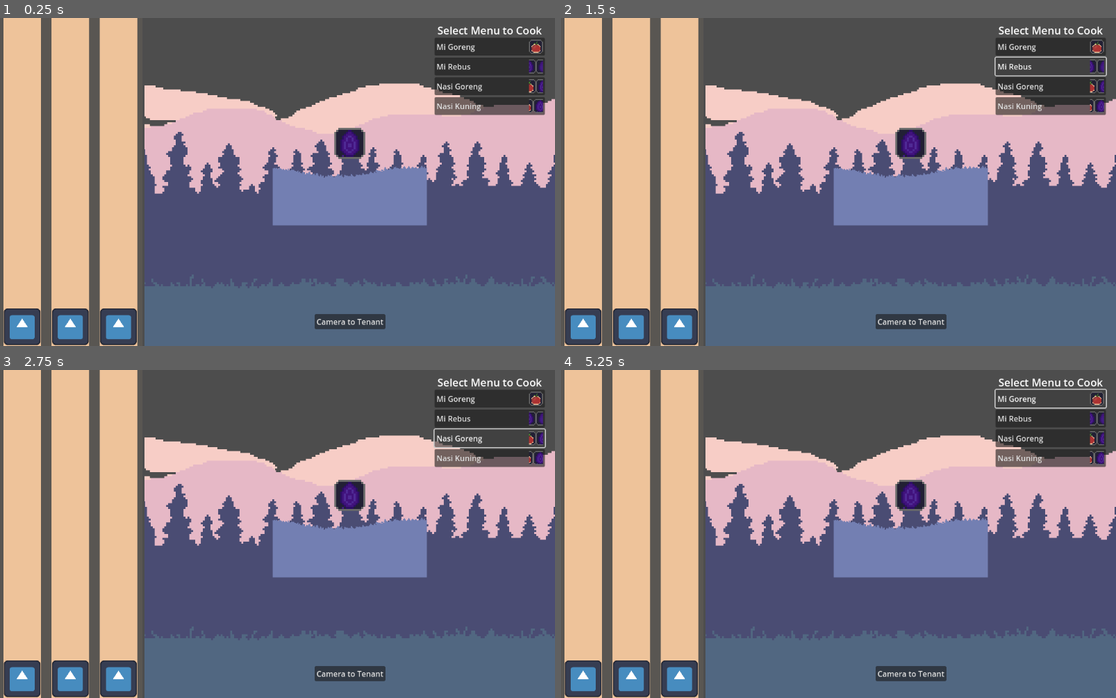
Above: before the commit, frames 1-4 (two rows, left to right).
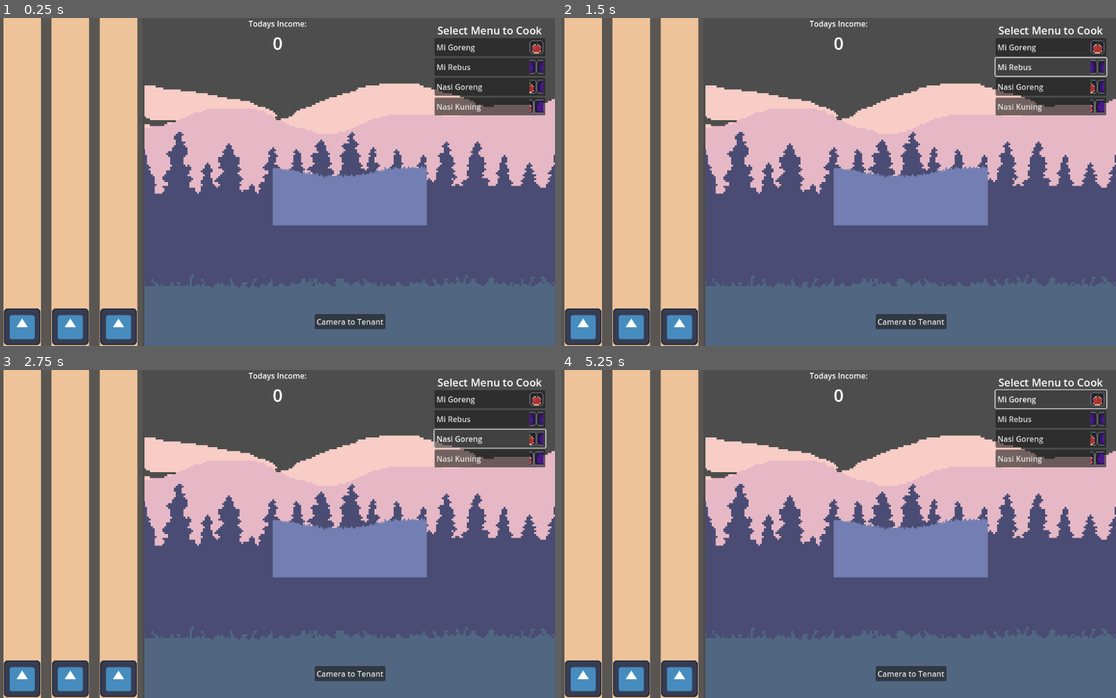
Above: after the commit, the same moments.

Repository: RafliNST/rush-cooker
Game: Godot game, scene res://scenes/main_scene.tscn
The game is run twice, just before and just after one commit, with the same random seed, the same clock (stepped at 60 frames per second) and the same inputs. The engine's default icon, where the game draws it, is replaced by a stand-in: a white triangle on a blue panel in a dark square. Sound files missing from this copy of the repository are replaced by a short silence.
Inputs:
- Up to frame 1 (0.25 s): no input
- Up to frame 2 (1.5 s): click "Mi Goreng" at 0.5 s; click "Mi Rebus" at 1.25 s
- Up to frame 3 (2.75 s): click "Nasi Goreng" at 2 s
- Up to frame 4 (5.25 s): click "Nasi Kuning" at 2.75 s; click "Camera to Tenant" at 3.5 s; click "Camera to Tenant" at 4.25 s; click "Mi Goreng" at 5 s

The runs differ from the first frame. In frame 1, 1.1% of the frame differs, in the area x 44-99%, y 0-44%; in frame 2, 1.4%; in frame 3, 1.3%; in frame 4, 1.3%.

Commit message:
implement Score UI

Diff:
--- a/scenes/Customer/customer.tscn
+++ b/scenes/Customer/customer.tscn
@@ -8,6 +8,8 @@
 atlas = ExtResource("2_rmw0d")
 region = Rect2(0, 0, 16, 16)
 
+[sub_resource type="RectangleShape2D" id="RectangleShape2D_kp2oo"]
+
 [node name="Customer" type="Node2D"]
 script = ExtResource("1_impmu")
 
@@ -15,10 +17,19 @@
 texture = ExtResource("1_p0q3p")
 
 [node name="OrderNotifier" type="VisibleOnScreenNotifier2D" parent="."]
-position = Vector2(0, -150)
+position = Vector2(0, -130)
 
 [node name="OrderIcon" type="Sprite2D" parent="OrderNotifier"]
-scale = Vector2(0.4, 0.4)
+scale = Vector2(4, 4)
 texture = SubResource("AtlasTexture_b3bsr")
 
 [node name="PatientTimer" type="Timer" parent="."]
+one_shot = true
+
+[node name="Area2D" type="Area2D" parent="."]
+
+[node name="CollisionShape2D" type="CollisionShape2D" parent="Area2D"]
+scale = Vector2(6, 6)
+shape = SubResource("RectangleShape2D_kp2oo")
+
+[connection signal="input_event" from="Area2D" to="." method="_on_area_2d_input_event"]
--- a/scenes/UIs/rhythm_control.tscn
+++ b/scenes/UIs/rhythm_control.tscn
@@ -13,7 +13,7 @@
 menu_selector = ExtResource("1_wev1h")
 menus = Array[ExtResource("3_7fqbc")]([ExtResource("2_ijsoh"), ExtResource("3_gsmhx"), ExtResource("4_6j0es"), ExtResource("5_jufx0")])
 
-[node name="Control" type="Control" parent="."]
+[node name="MenuControl" type="Control" parent="."]
 layout_mode = 3
 anchor_left = 0.8
 anchor_right = 1.0
@@ -21,10 +21,11 @@
 offset_left = -19.6
 offset_top = 10.0
 offset_right = -20.0
+offset_bottom = -670.0
 grow_horizontal = 0
 grow_vertical = 2
 
-[node name="Label" type="Label" parent="Control"]
+[node name="Label" type="Label" parent="MenuControl"]
 layout_mode = 1
 anchors_preset = 10
 anchor_right = 1.0
@@ -35,13 +36,13 @@
 horizontal_alignment = 1
 vertical_alignment = 1
 
-[node name="VBoxContainer" type="VBoxContainer" parent="Control"]
+[node name="VBoxContainer" type="VBoxContainer" parent="MenuControl"]
 layout_mode = 1
-anchors_preset = -1
-anchor_top = 0.046
+anchors_preset = 1
+anchor_left = 1.0
 anchor_right = 1.0
-anchor_bottom = 1.0
-offset_top = -0.280003
+offset_left = -230.0
+offset_top = 32.0
+offset_right = 6.10352e-05
+offset_bottom = 32.0
 grow_horizontal = 0
-grow_vertical = 2
-metadata/_edit_use_anchors_ = true
--- a/scenes/main_scene.tscn
+++ b/scenes/main_scene.tscn
@@ -1,9 +1,10 @@
-[gd_scene load_steps=5 format=3 uid="uid://ccjqxopub3fl"]
+[gd_scene load_steps=6 format=3 uid="uid://ccjqxopub3fl"]
 
 [ext_resource type="PackedScene" uid="uid://bntavy6d62b4f" path="res://scenes/conductor.tscn" id="1_pbw8e"]
 [ext_resource type="Script" path="res://scripts/game_viewport.gd" id="2_hr31o"]
 [ext_resource type="PackedScene" uid="uid://wmb7rrotmfad" path="res://scenes/game.tscn" id="3_dm5ba"]
 [ext_resource type="PackedScene" uid="uid://pddvifau75jp" path="res://scenes/UIs/rhythm_control.tscn" id="5_7sssm"]
+[ext_resource type="Script" path="res://scripts/score_control.gd" id="5_k7db3"]
 
 [node name="MainScene" type="Node2D"]
 
@@ -37,11 +38,14 @@
 texture_filter = 1
 layout_mode = 2
 size_flags_horizontal = 8
+mouse_force_pass_scroll_events = false
 
 [node name="SubViewport" type="SubViewport" parent="GameContainer/HBoxContainer/TenantScene"]
 handle_input_locally = false
 canvas_item_default_texture_filter = 0
+physics_object_picking = true
 size = Vector2i(852, 680)
+size_2d_override_stretch = true
 render_target_update_mode = 4
 script = ExtResource("2_hr31o")
 grow_speed = 500
@@ -51,3 +55,40 @@
 [node name="RhythmControl" parent="." instance=ExtResource("5_7sssm")]
 x_offset = 350
 speed = 500.0
+
+[node name="ScoreLayer" type="CanvasLayer" parent="."]
+
+[node name="ScoreControl" type="Control" parent="ScoreLayer"]
+layout_mode = 3
+anchors_preset = 5
+anchor_left = 0.5
+anchor_right = 0.5
+offset_left = -20.0
+offset_right = 20.0
+offset_bottom = 40.0
+grow_horizontal = 2
+size_flags_horizontal = 4
+size_flags_vertical = 4
+script = ExtResource("5_k7db3")
+
+[node name="IncomeBox" type="VBoxContainer" parent="ScoreLayer/ScoreControl"]
+layout_mode = 1
+anchors_preset = 5
+anchor_left = 0.5
+anchor_right = 0.5
+offset_left = -20.0
+offset_right = 20.0
+offset_bottom = 40.0
+grow_horizontal = 2
+
+[node name="IncomeLabel" type="Label" parent="ScoreLayer/ScoreControl/IncomeBox"]
+layout_mode = 2
+theme_override_font_sizes/font_size = 16
+text = "Todays Income:"
+horizontal_alignment = 1
+
+[node name="ScoreLabel" type="Label" parent="ScoreLayer/ScoreControl/IncomeBox"]
+layout_mode = 2
+theme_override_font_sizes/font_size = 36
+text = "0"
+horizontal_alignment = 1
--- a/scripts/Customer/CustomerManager.gd
+++ b/scripts/Customer/CustomerManager.gd
@@ -1,5 +1,9 @@
 extends Node
 class_name CustomerManager
+
+static var Instance: CustomerManager
+
+signal order_complete(customer: Customer)
 
 @export var elapse_time: float
 
@@ -13,6 +17,12 @@
 var tables_dict := { }
 
 @onready var new_customer_timer := $SpawnNewCustomer
+
+func _enter_tree() -> void:
+	Instance = self
+
+func _exit_tree() -> void:
+	Instance = null
 
 func _ready() -> void:
 	for table in table_points:
--- a/scripts/Customer/customer.gd
+++ b/scripts/Customer/customer.gd
@@ -1,35 +1,55 @@
 extends Node2D
 class_name Customer
 
+signal clicked(customer: Customer)
+
 @export var mov_speed := 300.0
+@export var waiting_time := 30.0
 
 @onready var order_icon := $OrderNotifier/OrderIcon
-
-var is_reach := false
+@onready var waiting_timer := $PatientTimer
 
 var origin_pos := Vector2.ZERO
 var seat_pos: Node2D
 var menu: Menu
-var is_reached_seat := false
 
-var is_delivered := false
+enum ORDER_STATE { WALKING, WAITING, SERVED, RETURN }
+var order_state := ORDER_STATE.WALKING
 
 func _process(delta: float) -> void:
-	move_to_(seat_pos.global_position, delta)
+	if order_state == ORDER_STATE.WALKING:
+		move_to_(seat_pos.global_position, delta)
+	elif order_state == ORDER_STATE.RETURN:
+		move_to_(origin_pos, delta)
 
-func initialize(seat: Node2D, menu: Menu) -> void:
+
+func initialize(seat: Node2D, func_menu: Menu) -> void:
 	seat_pos = seat
+	menu = func_menu
 	order_icon.texture = menu.icon
+	origin_pos = global_position
 
+	waiting_timer.wait_time = waiting_time
 	order_icon.hide()
 
 func move_to_(target: Vector2, delta: float) -> void:
-	if is_reach:
-		return
-
-	global_position = global_position.move_toward(seat_pos.global_position,
+	global_position = global_position.move_toward(target,
 		mov_speed * delta)
 
 	if global_position.distance_to(target) < .1:
-		is_reach = true
+		order_state = ORDER_STATE.WAITING
 		order_icon.show()
+		waiting_timer.start()
+
+func _on_area_2d_input_event(viewport: Node, event: InputEvent, shape_idx: int) -> void:
+	if event is InputEventMouseButton and event.is_pressed():
+		print("Halo~")
+		receive_order()
+
+func receive_order() -> void:
+	if not PlayerTenant.Instance.is_menu_ready:
+		return
+
+	if Conductor.Instance.current_menu == menu:
+		order_state = ORDER_STATE.RETURN
+		CustomerManager.Instance.order_complete.emit(self)
--- a/scripts/conductor.gd
+++ b/scripts/conductor.gd
@@ -4,6 +4,7 @@
 
 signal track_changed(menu: Menu)
 signal music_beat(beat_number: int)
+
 signal menu_complete(menu: ReadyMenu)
 var is_completed := false
 
--- a/scripts/ingridient.gd
+++ b/scripts/ingridient.gd
@@ -48,7 +48,6 @@
 	audio_output = audio_stream
 
 	sprite_renderer.texture = item.sprite
-	#audio_output.stream = item.SFX
 
 	spawn_pos = position
 	target_pos = targetF
--- a/scripts/paralax/paralax.gd
+++ b/scripts/paralax/paralax.gd
@@ -24,10 +24,6 @@
 	Instance = null
 
 func _input(event: InputEvent) -> void:
-	if Conductor.Instance != null:
-		if Conductor.Instance.current_menu != null:
-			return
-
 	if event is InputEventMouseButton:
 		is_dragging = event.pressed
 		is_back_to_target = false
--- a/scripts/player_tenant.gd
+++ b/scripts/player_tenant.gd
@@ -1,16 +1,32 @@
 extends Node2D
 class_name PlayerTenant
+
+static var Instance: PlayerTenant
 
 @onready var ready_menu_icon := $ReadyMenu/MenuIcon
 
 var is_menu_ready := false
 
+func _enter_tree() -> void:
+	Instance = self
+
+func _exit_tree() -> void:
+	Instance = null
+
 func _ready() -> void:
 	if Conductor.Instance != null:
 		Conductor.Instance.menu_complete.connect(dish_ready)
+		Conductor.Instance.track_changed.connect(track_changed)
+
+	ready_menu_icon.hide()
 
 func dish_ready(ready_menu: ReadyMenu):
 	is_menu_ready = true
+	ready_menu_icon.show()
 
-	# icon is already change before the last note arrive
 	ready_menu_icon.texture = ready_menu.menu.icon
+
+func track_changed(menu: Menu):
+	is_menu_ready = false
+
+	ready_menu_icon.hide()
--- a/scripts/resource/menu/MiGoreng.tres
+++ b/scripts/resource/menu/MiGoreng.tres
@@ -113,4 +113,5 @@
 icon = SubResource("AtlasTexture_t74ea")
 BGM = ExtResource("1_6stq1")
 BPM = 130
+price = 130
 ingredients = Array[ExtResource("1_3t8to")]([SubResource("Resource_xqara"), SubResource("Resource_efvxc"), SubResource( …(422 unchanged characters)…
--- a/scripts/resource/menu/MiRebus.tres
+++ b/scripts/resource/menu/MiRebus.tres
@@ -113,4 +113,5 @@
 icon = SubResource("AtlasTexture_lv8u4")
 BGM = ExtResource("1_bjn0b")
 BPM = 122
+price = 150
 ingredients = Array[ExtResource("3_m3von")]([SubResource("Resource_xqara"), SubResource("Resource_efvxc"), SubResource( …(422 unchanged characters)…
--- a/scripts/resource/menu/NasiGoreng.tres
+++ b/scripts/resource/menu/NasiGoreng.tres
@@ -89,4 +89,5 @@
 icon = SubResource("AtlasTexture_carmo")
 BGM = ExtResource("1_0a2ai")
 BPM = 210
+price = 110
 ingredients = Array[ExtResource("1_36g0l")]([SubResource("Resource_8oh8m"), SubResource("Resource_d1f15"), SubResource( …(298 unchanged characters)…
--- a/scripts/resource/menu/NasiKuning.tres
+++ b/scripts/resource/menu/NasiKuning.tres
@@ -89,4 +89,5 @@
 icon = SubResource("AtlasTexture_3ceyu")
 BGM = ExtResource("1_3h3bs")
 BPM = 106
+price = 130
 ingredients = Array[ExtResource("3_b2j7p")]([SubResource("Resource_8oh8m"), SubResource("Resource_d1f15"), SubResource( …(298 unchanged characters)…
--- a/scripts/resource/menu/menu.gd
+++ b/scripts/resource/menu/menu.gd
@@ -8,4 +8,5 @@
 @export var icon: Texture2D
 @export var BGM: AudioStream
 @export var BPM: int
+@export var price: int
 @export var ingredients: Array[MenuItem]
--- a/scripts/rhythm_control.gd
+++ b/scripts/rhythm_control.gd
@@ -1,6 +1,6 @@
 extends CanvasLayer
 
-@onready var selector_container := $Control/VBoxContainer
+@onready var selector_container := $MenuControl/VBoxContainer
 
 @export var menu_selector : PackedScene
 @export var menus : Array[Menu]
--- /dev/null
+++ b/scripts/score_control.gd
@@ -0,0 +1,16 @@
+extends Control
+class_name ScoreControl
+
+@onready var score_label := $IncomeBox/ScoreLabel
+
+var score := 0
+
+func _ready() -> void:
+	CustomerManager.Instance.order_complete.connect(order_complete)
+
+func update_score(note_score: Note.SCORE_STATE) -> void:
+	score_label.text = str(score)
+
+func order_complete(customer: Customer) -> void:
+	score += customer.menu.price
+	score_label.text = str(score)
Not shown: 1 places in scenes/Customer/customer.tscn that only renumber resources
